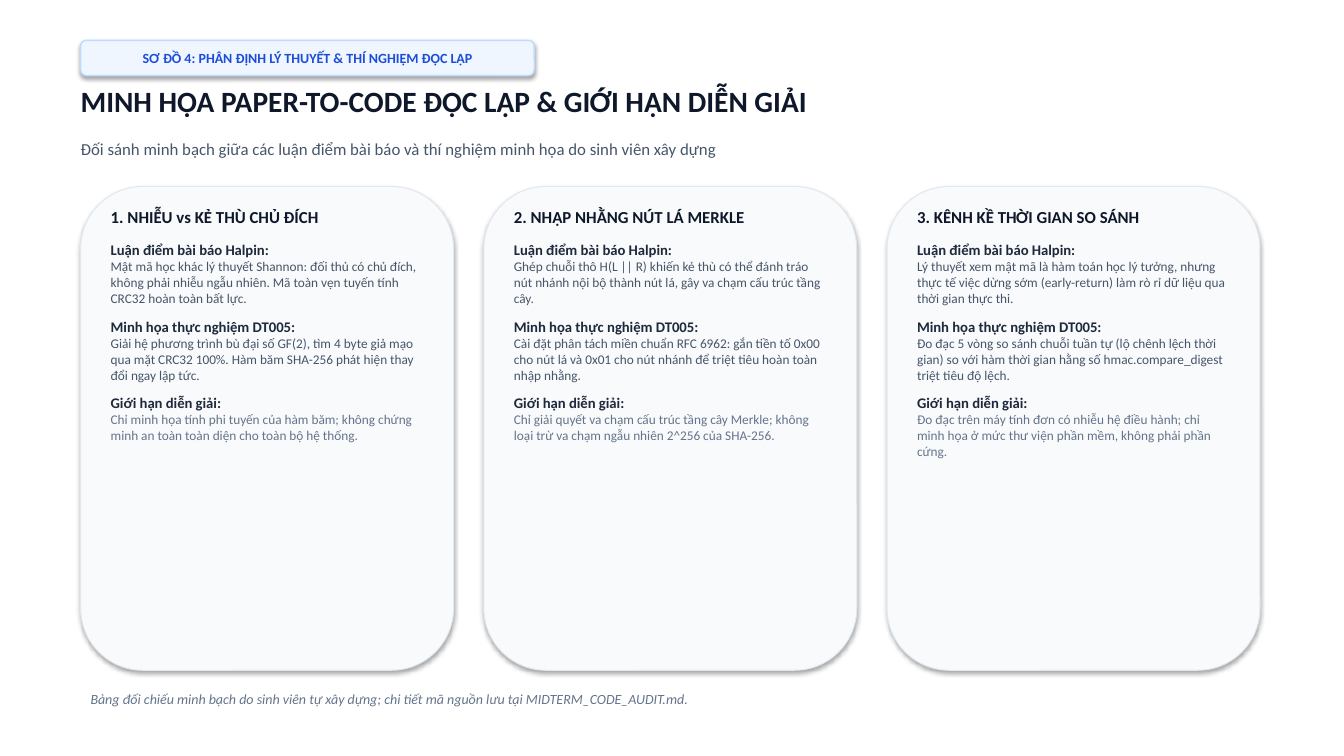
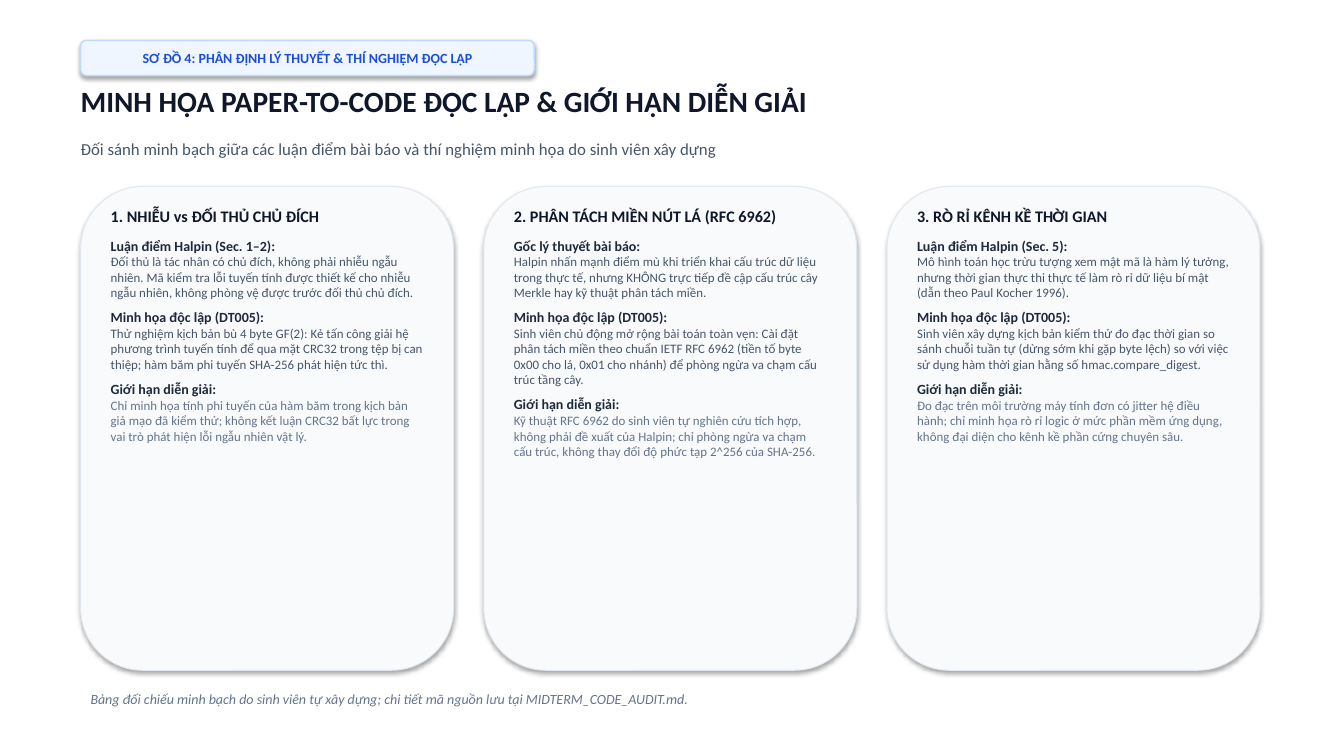
Before and after one commit to kietvo5924/ATBMHTTT_DT005_FileIntegrity, a slide deck: slide 11 of Bao_Cao_Giua_Ky_DT05_Final.pptx. Drawn at 1344x756 pixels with LibreOffice and Linux fonts; fonts in the diff are those of the drawing. Boxes give left, top, right and bottom in pixels: in the first picture for what was removed or moved away, otherwise in the second. Text is boxed around its words. In the diff, an @@ line names an element or a change of style, - is before the commit and + after.

```diff
--- a/Bao_Cao_Giua_Ky_DT05_Final.pptx
+++ b/Bao_Cao_Giua_Ky_DT05_Final.pptx
@@ text at (111,209,422,371): text changed; size 9.5 to 9.2 pt @@
-1. NHIỄU vs KẺ THÙ CHỦ ĐÍCH
-Luận điểm bài báo Halpin:
-Mật mã học khác lý thuyết Shannon: đối thủ có chủ đích, không phải nhiễu ngẫu nhiên. Mã toàn vẹn tuyến tính CRC32 hoàn toàn bất lực.
-Minh họa thực nghiệm DT005:
-Giải hệ phương trình bù đại số GF(2), tìm 4 byte giả mạo qua mặt CRC32 100%. Hàm băm SHA-256 phát hiện thay đổi ngay lập tức.
+1. NHIỄU vs ĐỐI THỦ CHỦ ĐÍCH
+Luận điểm Halpin (Sec. 1–2):
+Đối thủ là tác nhân có chủ đích, không phải nhiễu ngẫu nhiên. Mã kiểm tra lỗi tuyến tính được thiết kế cho nhiễu ngẫu nhiên, không phòng vệ được trước đối thủ chủ đích.
+Minh họa độc lập (DT005):
+Thử nghiệm kịch bản bù 4 byte GF(2): Kẻ tấn công giải hệ phương trình tuyến tính để qua mặt CRC32 trong tệp bị can thiệp; hàm băm phi tuyến SHA-256 phát hiện tức thì.
@@ text at (514,209,818,386): text changed; size 9.5 to 9.2 pt @@
-2. NHẬP NHẰNG NÚT LÁ MERKLE
-Luận điểm bài báo Halpin:
-Ghép chuỗi thô H(L || R) khiến kẻ thù có thể đánh tráo nút nhánh nội bộ thành nút lá, gây va chạm cấu trúc tầng cây.
-Minh họa thực nghiệm DT005:
-Cài đặt phân tách miền chuẩn RFC 6962: gắn tiền tố 0x00 cho nút lá và 0x01 cho nút nhánh để triệt tiêu hoàn toàn nhập nhằng.
+2. PHÂN TÁCH MIỀN NÚT LÁ (RFC 6962)
+Gốc lý thuyết bài báo:
+Halpin nhấn mạnh điểm mù khi triển khai cấu trúc dữ liệu trong thực tế, nhưng KHÔNG trực tiếp đề cập cấu trúc cây Merkle hay kỹ thuật phân tách miền.
+Minh họa độc lập (DT005):
+Sinh viên chủ động mở rộng bài toán toàn vẹn: Cài đặt phân tách miền theo chuẩn IETF RFC 6962 (tiền tố byte 0x00 cho lá, 0x01 cho nhánh) để phòng ngừa va chạm cấu trúc tầng cây.
@@ text at (917,209,1229,371): text changed; size 9.5 to 9.2 pt @@
-3. KÊNH KỀ THỜI GIAN SO SÁNH
-Luận điểm bài báo Halpin:
-Lý thuyết xem mật mã là hàm toán học lý tưởng, nhưng thực tế việc dừng sớm (early-return) làm rò rỉ dữ liệu qua thời gian thực thi.
-Minh họa thực nghiệm DT005:
-Đo đạc 5 vòng so sánh chuỗi tuần tự (lộ chênh lệch thời gian) so với hàm thời gian hằng số hmac.compare_digest triệt tiêu độ lệch.
+3. RÒ RỈ KÊNH KỀ THỜI GIAN
+Luận điểm Halpin (Sec. 5):
+Mô hình toán học trừu tượng xem mật mã là hàm lý tưởng, nhưng thời gian thực thi thực tế làm rò rỉ dữ liệu bí mật (dẫn theo Paul Kocher 1996).
+Minh họa độc lập (DT005):
+Sinh viên xây dựng kịch bản kiểm thử đo đạc thời gian so sánh chuỗi tuần tự (dừng sớm khi gặp byte lệch) so với việc sử dụng hàm thời gian hằng số hmac.compare_digest.
@@ text at (111,382,216,397): size 10.5 to 10 pt in "Giới hạn diễn giải:" @@
@@ text at (917,382,1022,397): size 10.5 to 10 pt in "Giới hạn diễn giải:" @@
@@ text at (111,400,409,443): text changed; size 9.5 to 9.2 pt @@
-Chỉ minh họa tính phi tuyến của hàm băm; không chứng minh an toàn toàn diện cho toàn bộ hệ thống.
+Chỉ minh họa tính phi tuyến của hàm băm trong kịch bản giả mạo đã kiểm thử; không kết luận CRC32 bất lực trong vai trò phát hiện lỗi ngẫu nhiên vật lý.
@@ text at (514,416,815,458): text changed; size 9.5 to 9.2 pt @@
-Chỉ giải quyết va chạm cấu trúc tầng cây Merkle; không loại trừ va chạm ngẫu nhiên 2^256 của SHA-256.
+Kỹ thuật RFC 6962 do sinh viên tự nghiên cứu tích hợp, không phải đề xuất của Halpin; chỉ phòng ngừa va chạm cấu trúc, không thay đổi độ phức tạp 2^256 của SHA-256.
@@ text at (514,398,619,412): size 10.5 to 10 pt in "Giới hạn diễn giải:" @@
@@ text at (917,400,1222,443): text changed; size 9.5 to 9.2 pt @@
-Đo đạc trên máy tính đơn có nhiễu hệ điều hành; chỉ minh họa ở mức thư viện phần mềm, không phải phần cứng.
+Đo đạc trên môi trường máy tính đơn có jitter hệ điều hành; chỉ minh họa rò rỉ logic ở mức phần mềm ứng dụng, không đại diện cho kênh kề phần cứng chuyên sâu.
```
Also in this commit, not shown: 6 other slides changed, 1 slide added, 1 slide removed, 8 other files.
